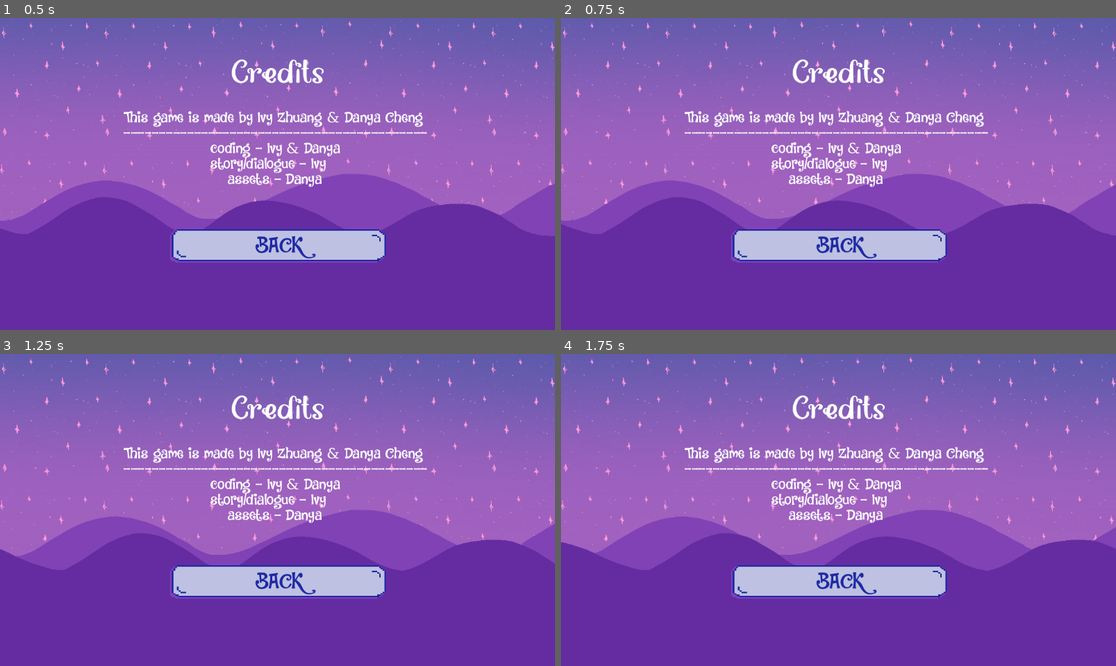
Above: before the commit, frames 1-4 (two rows, left to right).
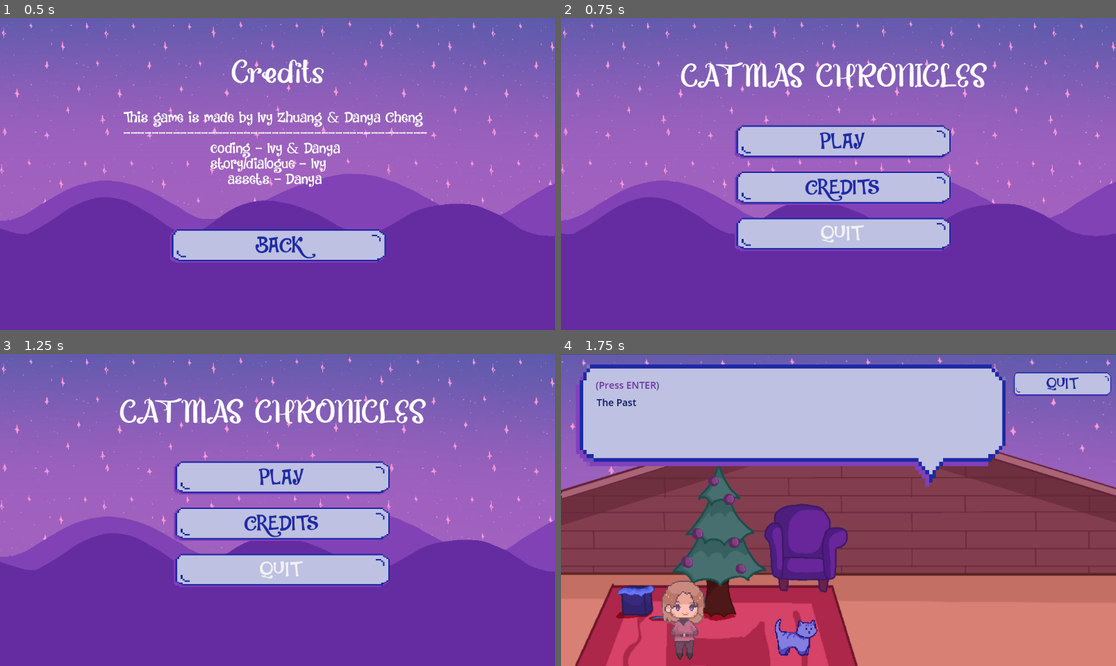
Above: after the commit, the same moments.

Repository: purple-affogato/magic-xmas-cat-game
Game: Godot game, scene res://credits.tscn
The game is run twice, just before and just after one commit, with the same random seed, the same clock (stepped at 60 frames per second) and the same inputs. This scene is started directly instead of the project's main scene.
Inputs (mouse positions are in pixels of both pictures, inside the frame that each line leads up to):
- Up to frame 1 (0.5 s): no input
- Up to frame 2 (0.75 s): click "BACK" at 0.5 s
- Up to frame 3 (1.25 s): no input
- Up to frame 4 (1.75 s): click (844, 478) at 1.25 s, where only the run after the commit has a clickable "PLAY"

Frame 1 is identical in both runs. In frame 2, 18% of the frame differs, in the area x 0-100%, y 13-79%; in frame 3, 18%; in frame 4, 90%, in the area x 0-100%, y 0-100%.

Commit message:
fix credits again sgih

Diff:
--- a/ParallaxBackground.gd
+++ b/ParallaxBackground.gd
@@ -3,7 +3,3 @@
 
 func _process(delta):
 	scroll_base_offset += Vector2(50,0)*delta
-
-
-func _on_back_button_pressed():
-	get_tree().change_scene_to_file("menu.tscn")
--- /dev/null
+++ b/credits.gd
@@ -0,0 +1,15 @@
+extends Node
+
+
+# Called when the node enters the scene tree for the first time.
+func _ready():
+	pass # Replace with function body.
+
+
+# Called every frame. 'delta' is the elapsed time since the previous frame.
+func _process(delta):
+	pass
+
+
+func _on_back_button_pressed():
+	get_tree().change_scene_to_file("menu.tscn")
--- a/credits.tscn
+++ b/credits.tscn
@@ -1,14 +1,13 @@
-[gd_scene load_steps=13 format=3 uid="uid://6kmnseidoq4t"]
+[gd_scene load_steps=14 format=3 uid="uid://6kmnseidoq4t"]
 
 [ext_resource type="Script" path="res://ParallaxBackground.gd" id="1_hpnfs"]
+[ext_resource type="Script" path="res://credits.gd" id="1_ocetl"]
 [ext_resource type="Texture2D" uid="uid://bic6cg2my1cu1" path="res://Assets/Background.png" id="2_cybxe"]
 [ext_resource type="Texture2D" uid="uid://w8l5nejfp5dd" path="res://Assets/Mountain 2.png" id="3_7xskh"]
 [ext_resource type="Texture2D" uid="uid://bt3fbpgyk8gx6" path="res://Assets/Mountain 1.png" id="4_0kkla"]
 [ext_resource type="FontFile" uid="uid://3iebfyny3uoe" path="res://Assets/DK Jambo.otf" id="5_2v50e"]
 [ext_resource type="Texture2D" uid="uid://crkaj8uoswu5y" path="res://Assets/menu button.png" id="5_awnod"]
 [ext_resource type="FontFile" uid="uid://dl0bqyvshtwpm" path="res://Assets/Chicago.otf" id="6_rvceo"]
-
-[sub_resource type="Theme" id="Theme_buau1"]
 
 [sub_resource type="Theme" id="Theme_6t4xg"]
 
@@ -21,7 +20,10 @@
 [sub_resource type="StyleBoxFlat" id="StyleBoxFlat_3wg3g"]
 bg_color = Color(0.6, 0.6, 0.6, 0)
 
+[sub_resource type="Theme" id="Theme_buau1"]
+
 [node name="Credits" type="Node"]
+script = ExtResource("1_ocetl")
 
 [node name="ParallaxBackground" type="ParallaxBackground" parent="."]
 script = ExtResource("1_hpnfs")
@@ -52,24 +54,6 @@
 position = Vector2(2, 1)
 texture = ExtResource("4_0kkla")
 centered = false
-
-[node name="back" type="Sprite2D" parent="."]
-texture_filter = 1
-position = Vector2(588, 472)
-scale = Vector2(3.64626, 2.74286)
-texture = ExtResource("5_awnod")
-
-[node name="back button" type="Button" parent="."]
-offset_left = 356.0
-offset_top = 440.0
-offset_right = 804.0
-offset_bottom = 507.0
-theme = SubResource("Theme_buau1")
-theme_type_variation = &"FlatButton"
-theme_override_colors/font_color = Color(0.117647, 0.160784, 0.643137, 1)
-theme_override_fonts/font = ExtResource("5_2v50e")
-theme_override_font_sizes/font_size = 43
-text = "BACK"
 
 [node name="Credits" type="RichTextLabel" parent="."]
 texture_filter = 1
@@ -109,4 +93,22 @@
 						assets - Danya"
 drag_and_drop_selection_enabled = false
 
-[connection signal="pressed" from="back button" to="ParallaxBackground" method="_on_back_button_pressed"]
+[node name="back" type="Sprite2D" parent="."]
+texture_filter = 1
+position = Vector2(588, 472)
+scale = Vector2(3.64626, 2.74286)
+texture = ExtResource("5_awnod")
+
+[node name="back button" type="Button" parent="."]
+offset_left = 356.0
+offset_top = 440.0
+offset_right = 804.0
+offset_bottom = 507.0
+theme = SubResource("Theme_buau1")
+theme_type_variation = &"FlatButton"
+theme_override_colors/font_color = Color(0.117647, 0.160784, 0.643137, 1)
+theme_override_fonts/font = ExtResource("5_2v50e")
+theme_override_font_sizes/font_size = 43
+text = "BACK"
+
+[connection signal="pressed" from="back button" to="." method="_on_back_button_pressed"]
